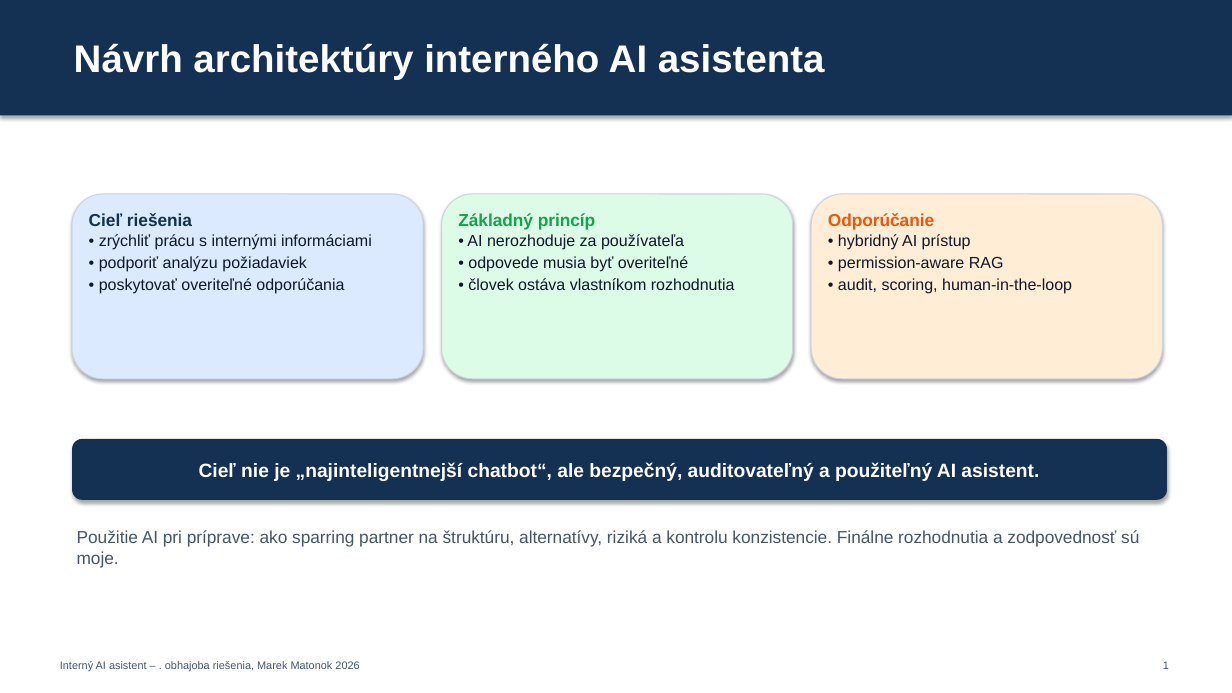
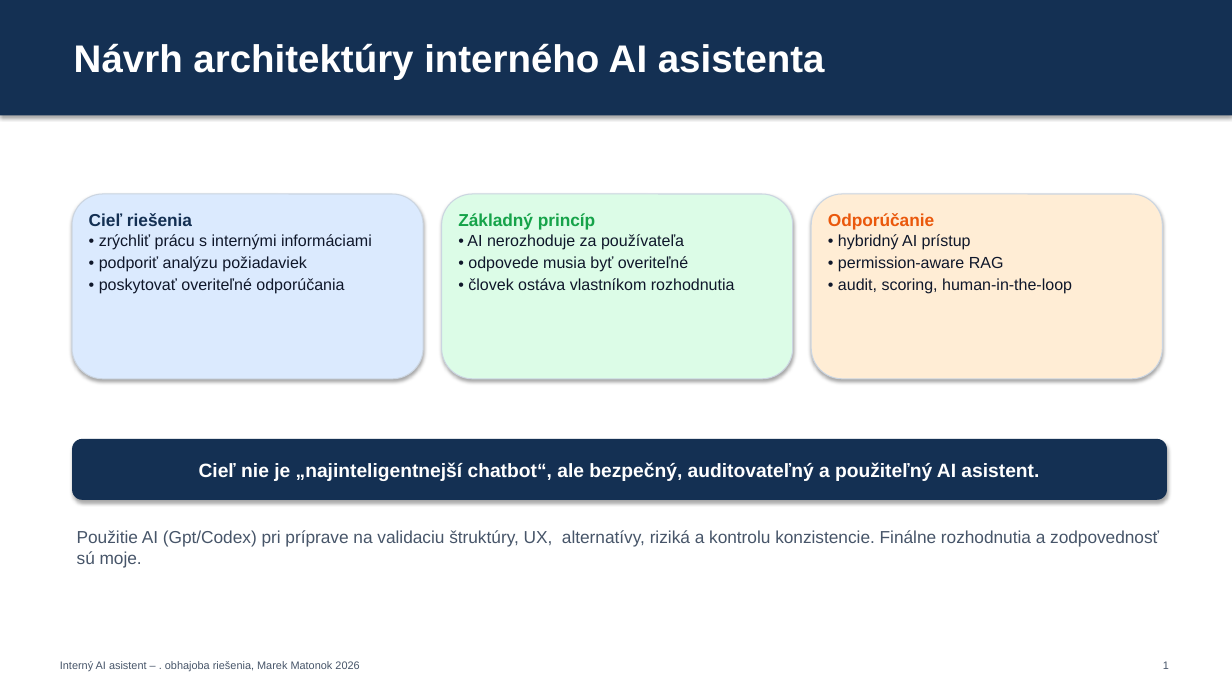
Before and after one commit to mmaideveloper/aiIntenalOrganzationAgent, a slide deck: slide 1 of Doc/AI_interny_asistent_10min_prezentacia.pptx. Drawn at 1232x693 pixels with LibreOffice and Linux fonts; fonts in the diff are those of the drawing. Boxes give left, top, right and bottom in pixels: in the first picture for what was removed or moved away, otherwise in the second. Text is boxed around its words. In the diff, an @@ line names an element or a change of style, - is before the commit and + after.

```diff
--- a/Doc/AI_interny_asistent_10min_prezentacia.pptx
+++ b/Doc/AI_interny_asistent_10min_prezentacia.pptx
@@ text at (77, 530, 1159, 568): text changed @@
-Použitie AI pri príprave: ako sparring partner na štruktúru, alternatívy, riziká a kontrolu konzistencie. Finálne rozhodnutia a zodpovednosť sú moje.
+Použitie AI (Gpt/Codex) pri príprave na validaciu štruktúry, UX, alternatívy, riziká a kontrolu konzistencie. Finálne rozhodnutia a zodpovednosť sú moje.
```
Also in this commit, not shown: 8 other slides changed.
